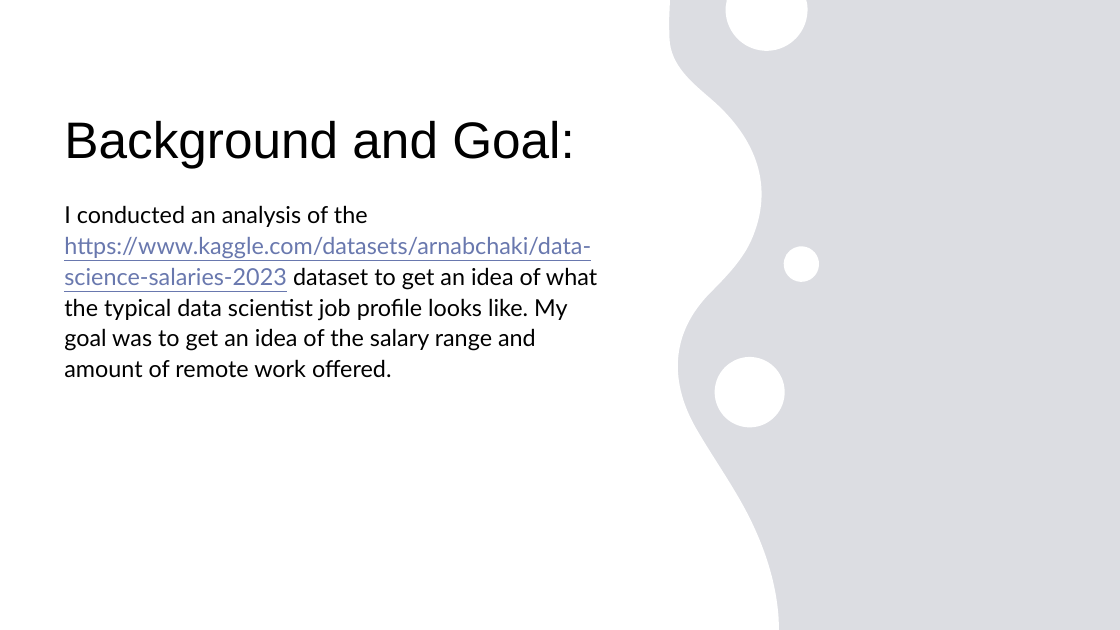
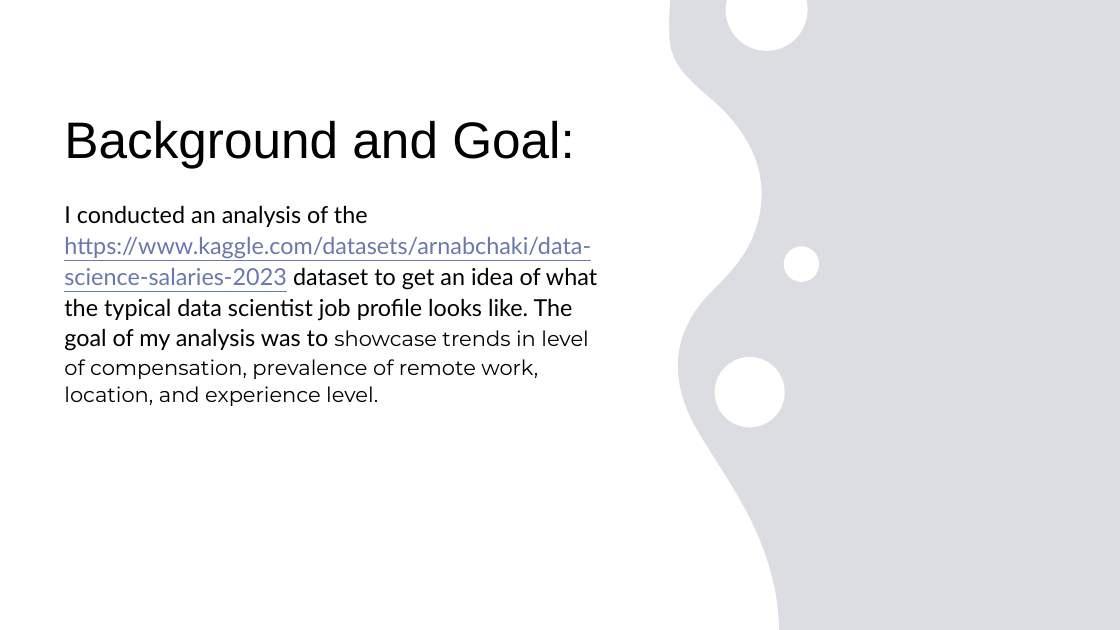
Before and after one commit to herediamichelle/Analysis-of-Data-Scientist-Profiles, a slide deck: slide 2 of Data Science Job Profile Analysis.pptx. Drawn at 1120x630 pixels with LibreOffice and Linux fonts; fonts in the diff are those of the drawing. Boxes give left, top, right and bottom in pixels: in the first picture for what was removed or moved away, otherwise in the second. Text is boxed around its words. In the diff, an @@ line names an element or a change of style, - is before the commit and + after.

```diff
--- a/Data Science Job Profile Analysis.pptx
+++ b/Data Science Job Profile Analysis.pptx
@@ text at [64,205,597,406]: text changed @@
-I conducted an analysis of the https://www.kaggle.com/datasets/arnabchaki/data-science-salaries-2023 dataset to get an idea of what the typical data scientist job profile looks like. My goal was to get an idea of the salary range and amount of remote work offered.
+I conducted an analysis of the https://www.kaggle.com/datasets/arnabchaki/data-science-salaries-2023 dataset to get an idea of what the typical data scientist job profile looks like. The goal of my analysis was to showcase trends in level of compensation, prevalence of remote work, location, and experience level.
```
